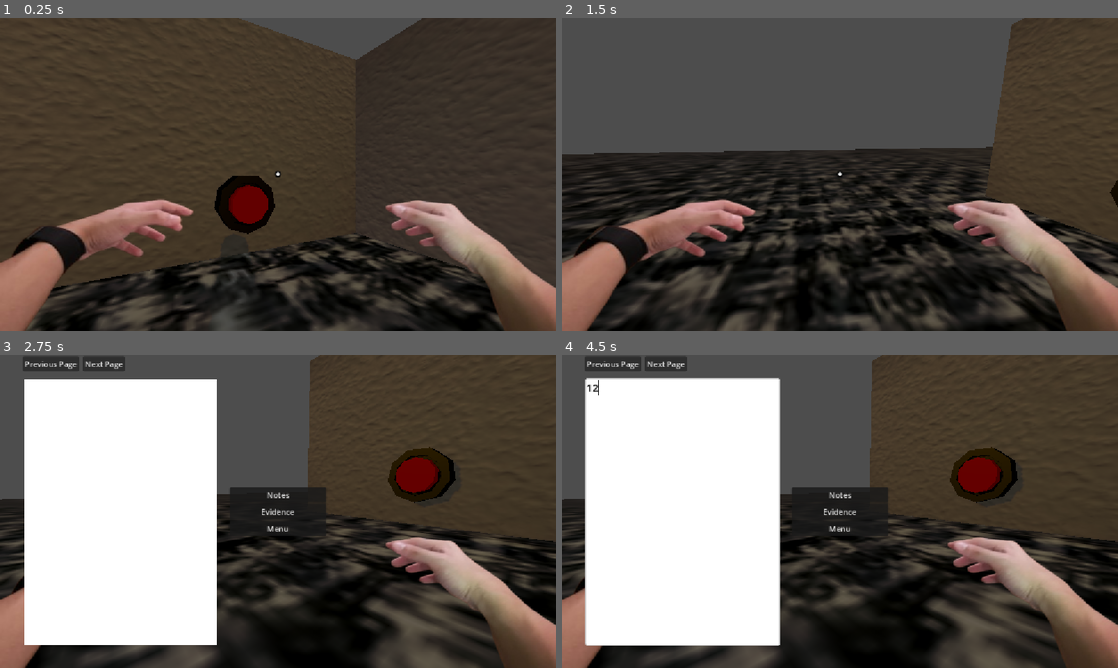
Above: before the commit, frames 1-4 (two rows, left to right).
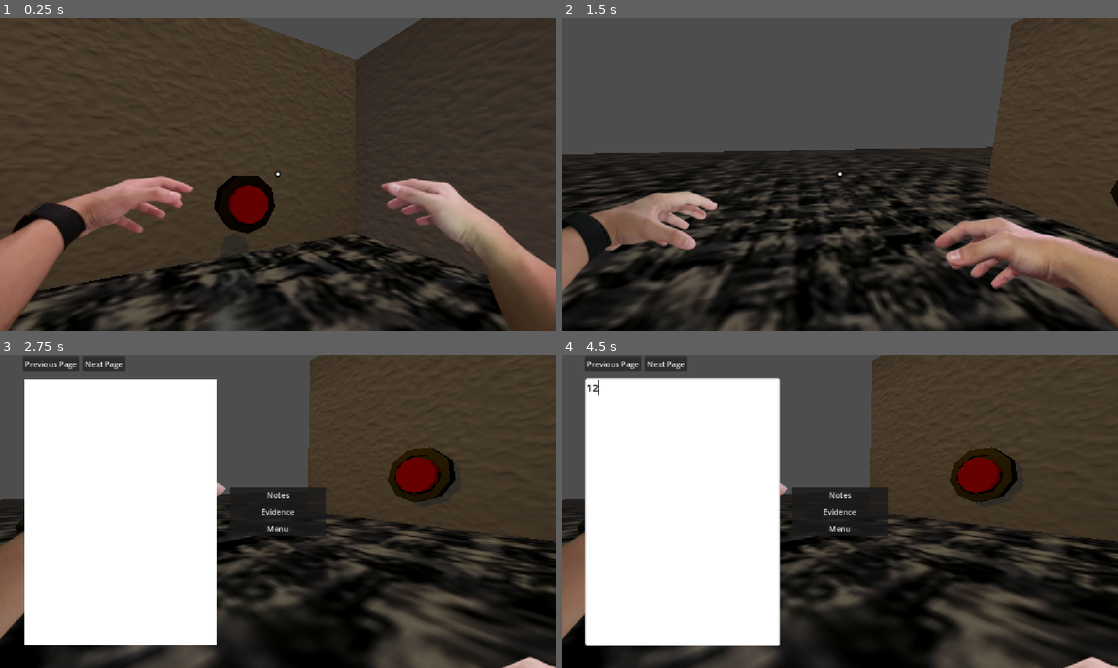
Above: after the commit, the same moments.

Repository: TheBullfrogEngineer/Fugue-Sleuth
Game: Godot game, scene res://Worlds/test_world.tscn
The game is run twice, just before and just after one commit, with the same random seed, the same clock (stepped at 60 frames per second) and the same inputs.
Inputs (mouse positions are in pixels of both pictures, inside the frame that each line leads up to):
- Up to frame 1 (0.25 s): no input
- Up to frame 2 (1.5 s): tap Enter at 0.5 s; move the mouse to (962, 158) at 0.52 s; hold D (right) 0.53-1.28 s; tap E (interact) at 0.6 s; click (962, 158) at 0.67 s; tap Space (jump) at 0.77 s; move the mouse to (812, 174) at 1.27 s; hold W (up) from 1.28 s (still down); tap Ctrl (Crouch) at 1.35 s
- Up to frame 3 (2.75 s): keep holding W (up); tap Space (jump) at 1.52 s; tap E (interact) at 1.55, 2.3 s; move the mouse to (289, 505) at 2.02 s; hold Q (Notepad) from 2.03 s (still down)
- Up to frame 4 (4.5 s): release W (up) at 2.75 s; release Q (Notepad) at 2.75 s; click (684, 511) at 2.77 s; type "12" at 2.85 s; click "Next Page" at 3.5 s; click (684, 511) at 4.27 s; type "12" at 4.35 s

The runs differ from the first frame. In frame 1, 12% of the frame differs, in the area x 0-100%, y 50-100%; in frame 2, 12%; in frame 3, 6.7%; in frame 4, 6.6%.

Commit message:
More arm animations

Diff:
--- a/fugue-sleuth/Character/john_detective.gd
+++ b/fugue-sleuth/Character/john_detective.gd
@@ -55,10 +55,26 @@
 		$Label2.visible = false
 		$Label.visible = true
 		if Input.is_action_just_pressed("interact"):
+			$Control/RightHand.frame = 1
+			$Timer.start()
 			get_interactable_object_at_shapecast().interact_with()
 	else:
 		$Label2.visible = true
 		$Label.visible = false
+	if velocity.x != 0 or velocity.z != 0 or velocity.y != 0:
+		$Control/LeftRun.visible = true
+		$"Control/LeftHand".visible = false
+		$"Control/RightRun".visible = true
+		$Control/RightHand.visible = false
+	else:
+		$Control/LeftRun.visible = false
+		$"Control/LeftHand".visible = true
+		$"Control/RightRun".visible = false
+		if get_interactable_object_at_shapecast():
+			if Input.is_action_just_pressed("interact"):
+				$Control/RightHand.visible = false
+
+		$Control/RightHand.visible = true
 
 func clip_velocity(normal: Vector3, overbounce : float, delta : float) -> void:
 	var backoff:= self.velocity.dot(normal) * overbounce
@@ -120,7 +136,6 @@
 		elif is_crouching == true:
 			movement_state_change("uncrouch")
 
-
 	if is_on_floor():
 		if Input.is_action_just_pressed("jump") or (auto_bhop and Input.is_action_pressed("jump")):
 			self.velocity.y = jump_velocity
@@ -161,3 +176,8 @@
 		"stand":
 			%CrouchingCollisionShape.disabled = true
 			%CollisionShape3D.disabled = false
+
+
+
+func _on_timer_timeout() -> void:
+	$Control/RightHand.frame = 0
--- a/fugue-sleuth/Character/john_detective.tscn
+++ b/fugue-sleuth/Character/john_detective.tscn
@@ -3,9 +3,13 @@
 [ext_resource type="Script" uid="uid://dytwap4e0xfc" path="res://Character/john_detective.gd" id="1_nx3uc"]
 [ext_resource type="Texture2D" uid="uid://1alhgwhm8n6o" path="res://Character/Left1.png" id="2_5govx"]
 [ext_resource type="Texture2D" uid="uid://bs1fnr6xb13ro" path="res://Character/Left2.png" id="3_j5gm7"]
+[ext_resource type="Texture2D" uid="uid://bywbcwa3rpp66" path="res://Character/Interact2.png" id="4_3xlxg"]
+[ext_resource type="Texture2D" uid="uid://cifdy6ei6le1m" path="res://Character/Interact3.png" id="4_go8ou"]
 [ext_resource type="Texture2D" uid="uid://bd867y0daf0ce" path="res://Character/Left3.png" id="4_q4e88"]
+[ext_resource type="Texture2D" uid="uid://c7b7ggita2l3o" path="res://Character/Interact.png" id="5_j5gm7"]
 [ext_resource type="Texture2D" uid="uid://celay0yofusdy" path="res://Character/Right1.png" id="5_oopl0"]
 [ext_resource type="Texture2D" uid="uid://dfx06aq5wpwxx" path="res://Character/right2.png" id="6_kgbqg"]
+[ext_resource type="Texture2D" uid="uid://dajhkatfmq74m" path="res://Character/Interact3(different Angle).png" id="6_nnnsa"]
 [ext_resource type="Texture2D" uid="uid://dg6rxflkuk0oi" path="res://Character/right3.png" id="7_3xlxg"]
 
 [sub_resource type="CapsuleShape3D" id="CapsuleShape3D_4ayxd"]
@@ -23,30 +27,16 @@
 "frames": [{
 "duration": 1.0,
 "texture": ExtResource("2_5govx")
-}],
-"loop": 1,
+}, {
+"duration": 1.0,
+"texture": ExtResource("3_j5gm7")
+}, {
+"duration": 1.0,
+"texture": ExtResource("4_q4e88")
+}],
+"loop": 0,
 "name": &"LeftIdle",
 "speed": 5.0
-}, {
-"frames": [{
-"duration": 1.0,
-"texture": ExtResource("2_5govx")
-}, {
-"duration": 1.0,
-"texture": ExtResource("3_j5gm7")
-}, {
-"duration": 1.0,
-"texture": ExtResource("4_q4e88")
-}, {
-"duration": 1.0,
-"texture": ExtResource("3_j5gm7")
-}, {
-"duration": 1.0,
-"texture": ExtResource("2_5govx")
-}],
-"loop": 1,
-"name": &"LeftRun",
-"speed": 5.0
 }]
 
 [sub_resource type="SpriteFrames" id="SpriteFrames_ggs6p"]
@@ -54,29 +44,55 @@
 "frames": [{
 "duration": 1.0,
 "texture": ExtResource("5_oopl0")
+}, {
+"duration": 1.0,
+"texture": ExtResource("4_go8ou")
+}, {
+"duration": 1.0,
+"texture": ExtResource("6_nnnsa")
+}, {
+"duration": 1.0,
+"texture": ExtResource("4_3xlxg")
+}, {
+"duration": 1.0,
+"texture": ExtResource("5_j5gm7")
 }],
 "loop": 1,
 "name": &"RightIdle",
 "speed": 5.0
-}, {
-"frames": [{
+}]
+
+[sub_resource type="SpriteFrames" id="SpriteFrames_dim44"]
+animations = [{
+"frames": [{
+"duration": 1.0,
+"texture": ExtResource("2_5govx")
+}, {
+"duration": 1.0,
+"texture": ExtResource("3_j5gm7")
+}, {
+"duration": 1.0,
+"texture": ExtResource("4_q4e88")
+}],
+"loop": 2,
+"name": &"default",
+"speed": 5.0
+}]
+
+[sub_resource type="SpriteFrames" id="SpriteFrames_q4e88"]
+animations = [{
+"frames": [{
+"duration": 1.0,
+"texture": ExtResource("7_3xlxg")
+}, {
+"duration": 1.0,
+"texture": ExtResource("6_kgbqg")
+}, {
 "duration": 1.0,
 "texture": ExtResource("5_oopl0")
-}, {
-"duration": 1.0,
-"texture": ExtResource("6_kgbqg")
-}, {
-"duration": 1.0,
-"texture": ExtResource("7_3xlxg")
-}, {
-"duration": 1.0,
-"texture": ExtResource("6_kgbqg")
-}, {
-"duration": 1.0,
-"texture": ExtResource("5_oopl0")
-}],
-"loop": 1,
-"name": &"RightRun",
+}],
+"loop": 2,
+"name": &"default",
 "speed": 5.0
 }]
 
@@ -97,7 +113,7 @@
 
 [sub_resource type="Animation" id="Animation_oopl0"]
 resource_name = "standing_to_crouch"
-length = 0.19999999999999998
+length = 0.2
 step = 0.2
 tracks/0/type = "value"
 tracks/0/imported = false
@@ -192,19 +208,34 @@
 offset_right = 40.0
 offset_bottom = 40.0
 
-[node name="Left Hand" type="AnimatedSprite2D" parent="Control" unique_id=919891838]
-position = Vector2(361.99997, 253.00009)
+[node name="LeftHand" type="AnimatedSprite2D" parent="Control" unique_id=919891838]
+position = Vector2(361.99997, 205.00009)
 scale = Vector2(1.3529965, 1.0915084)
 sprite_frames = SubResource("SpriteFrames_4ayxd")
 animation = &"LeftIdle"
-autoplay = "LeftIdle"
 
 [node name="RightHand" type="AnimatedSprite2D" parent="Control" unique_id=1356353393]
-position = Vector2(886, 327)
+position = Vector2(876.99994, 282.99994)
 scale = Vector2(1.0758427, 0.907964)
 sprite_frames = SubResource("SpriteFrames_ggs6p")
 animation = &"RightIdle"
-autoplay = "RightIdle"
+
+[node name="LeftRun" type="AnimatedSprite2D" parent="Control" unique_id=1072144487]
+visible = false
+position = Vector2(207.00009, 559)
+rotation = 0.5270894
+sprite_frames = SubResource("SpriteFrames_dim44")
+autoplay = "default"
+frame_progress = 0.24884929
+
+[node name="RightRun" type="AnimatedSprite2D" parent="Control" unique_id=1230167420]
+visible = false
+position = Vector2(1026.0638, 590.3384)
+rotation = -0.5235988
+scale = Vector2(0.92318183, 1.0156064)
+sprite_frames = SubResource("SpriteFrames_q4e88")
+autoplay = "default"
+frame_progress = 0.48488835
 
 [node name="AnimationPlayer" type="AnimationPlayer" parent="." unique_id=454212686]
 libraries/ = SubResource("AnimationLibrary_kgbqg")
@@ -214,3 +245,8 @@
 transform = Transform3D(1, 0, 0, 0, 1, 0, 0, 0, 1, 0, 0.23211795, 0)
 shape = SubResource("CapsuleShape3D_oopl0")
 disabled = true
+
+[node name="Timer" type="Timer" parent="." unique_id=507603857]
+wait_time = 0.15
+
+[connection signal="timeout" from="Timer" to="." method="_on_timer_timeout"]
Binary file added: fugue-sleuth/Character/Interact.png
Not shown, added: fugue-sleuth/Character/Interact.png.import
Binary file added: fugue-sleuth/Character/Interact2.png
Not shown, added: fugue-sleuth/Character/Interact2.png.import
Binary file added: fugue-sleuth/Character/Interact3(different Angle).png
Not shown, added: fugue-sleuth/Character/Interact3(different Angle).png.import
Binary file added: fugue-sleuth/Character/Interact3.png
Not shown, added: fugue-sleuth/Character/Interact3.png.import
